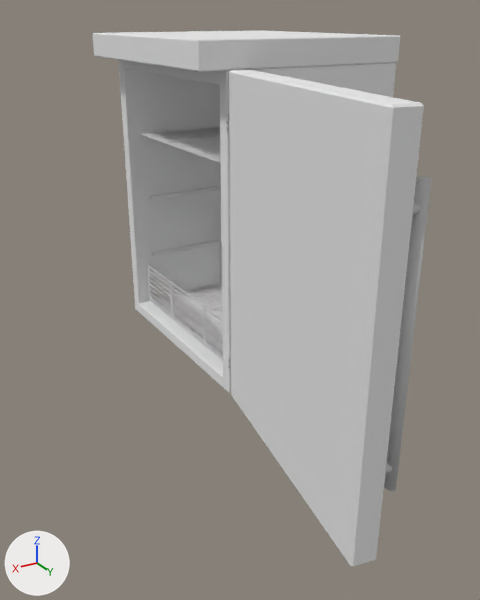
One commit to the Blender file Assets/lednicka.blend: the scene before it, then after it.
Both versions are drawn from a 50 mm lens placed at (0.778, 1.313, 0.414), pointed at (0.177, 0.311, -0.087). Arrows for +X, +Y and +Z are at lower left; the lights stay in place.

In view in the first picture: 'lednicka', 'lednicka_dvirka', 'lednicka_mrizka', 'lednicka_mrizka_d'.
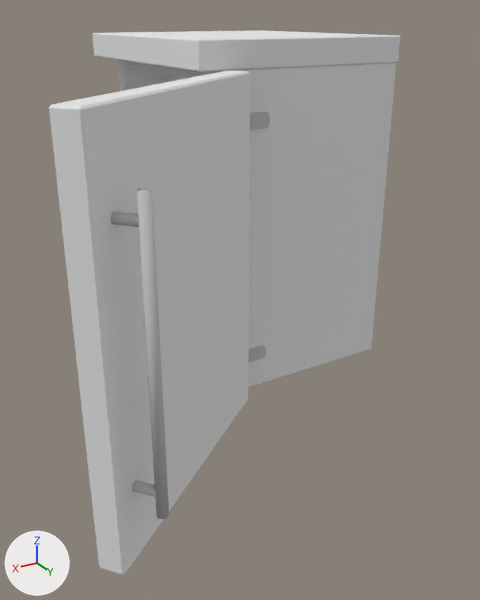
Where the newer file only moved an object's origin or applied its transform, the numbers keep the older frame.

Location of each change, (x1, y1, x2, y2) in pixels of the pictures (480 x 600 px):
'lednicka_dvirka', turned
    before: (226, 70, 432, 567)
    after: (49, 70, 250, 575)
'lednicka_mrizka_d', unchanged, covered by the edit
    before: (148, 265, 223, 360)
'lednicka_mrizka', unchanged, covered by the edit
    before: (140, 126, 221, 163)

What changed in the scene script:
```text
Change ob_lednicka_dvirka:
    ob_lednicka_dvirka.rotation_euler: (0.0, 0.0, 2.963) -> (0.0, 0.0, 2.234)  # degrees (0, 0, 170) -> degrees (0, 0, 128)
```
